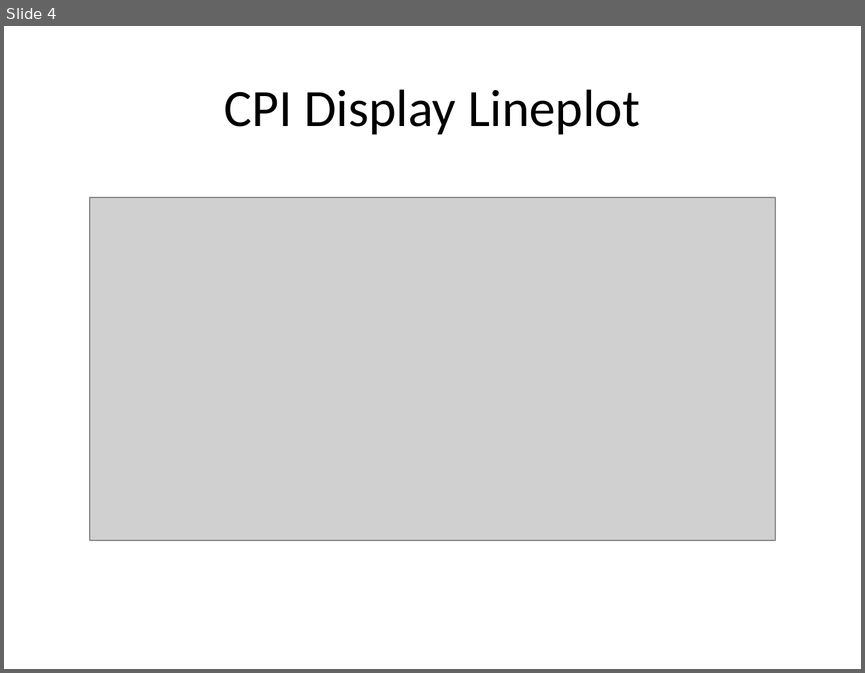
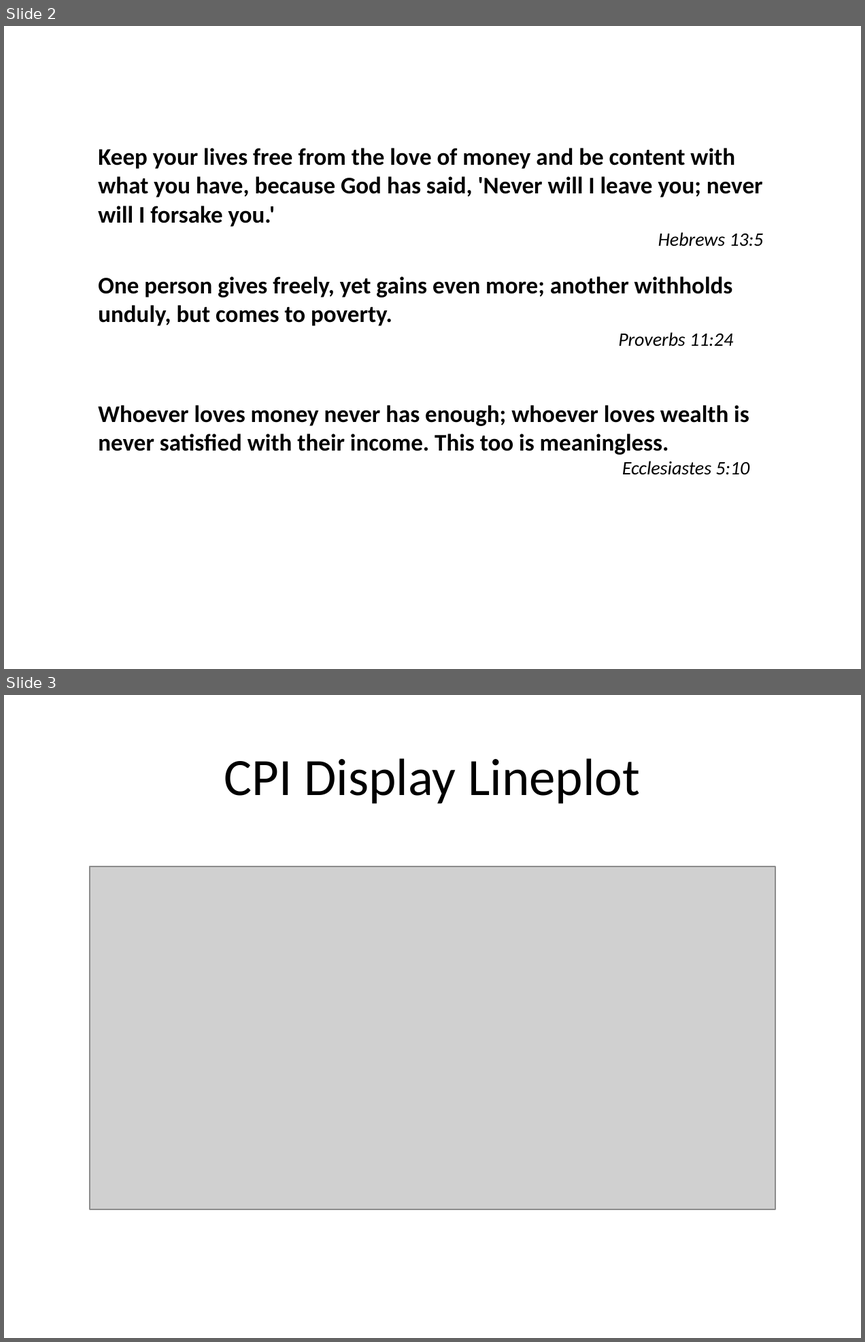
Before and after one commit to Delpen9/Argentina-Inflation, a slide deck: argentina_analysis_presentation.pptx. Shown one above the other, each under a label of ours: slide 4 before the commit, slides 2 and 3 after it. The pictures are 865x673 and 865x1342 pixels, drawn with LibreOffice and Linux fonts; fonts in the diff are those of the drawing; grey boxes stand for pictures. Boxes give left, top, right and bottom in pixels: in the first picture for what was removed or moved away, otherwise in the second. Text is boxed around its words. In the diff, an @@ line names an element or a change of style, - is before the commit and + after.

```diff
--- a/argentina_analysis_presentation.pptx
+++ b/argentina_analysis_presentation.pptx
@@ slide 2 added at box(4, 26, 861, 669), background #FFFFFF @@
@@ text added at box(98, 148, 764, 246), 20 pt, text #000000, bold @@
+Keep your lives free from the love of money and be content with what you have, because God has said, 'Never will I leave you; never will I forsake you.'
+Hebrews 13:5
@@ text added at box(98, 276, 733, 346), 20 pt, text #000000, bold @@
+One person gives freely, yet gains even more; another withholds unduly, but comes to poverty.
+Proverbs 11:24
@@ text added at box(98, 405, 749, 475), 20 pt, text #000000, bold @@
+Whoever loves money never has enough; whoever loves wealth is never satisfied with their income. This too is meaningless.
+Ecclesiastes 5:10
@@ what was slide 4 is now slide 3 @@
```
Also in this commit, not shown: 1 slide changed, 2 slides removed, 1 other file.
